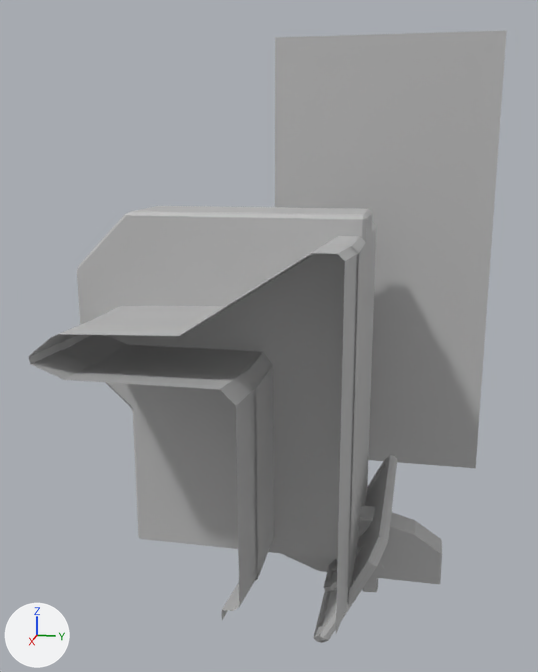
An edit to the FBX model Maya Project Files/Env/Exports/Console/ConsoleDesk_02_SM_Low.fbx, drawn before and after from the same camera.
Both versions are drawn from a 50 mm lens placed at (2.71, 0.18, 1.5), pointed at (-0.51, -0.47, 0.69). Arrows for +X, +Y and +Z are at lower left; the lights stay in place. Where no turn or scale is listed for an object, it has been applied to the vertices.

Objects in the first picture: 'BreakupSection', 'KeyHousing', 'consoleMain', 'consoleSmall', 'pCube1', 'tabletMain', 'tabletSecondary', 'tabletSmallMain'.
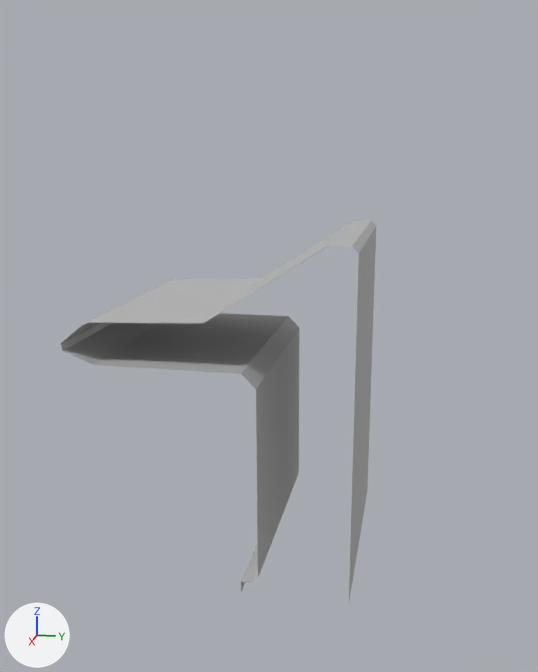
Commit message: fixed the console models

What changed in the scene script:
```text
Remove ob_keyhousing:
    ob_keyhousing = bpy.data.objects.new('KeyHousing', me_mesh_003)
    ob_keyhousing.location = (-0.341, 0.072, -0.967)
Remove ob_tabletmain:
    ob_tabletmain = bpy.data.objects.new('tabletMain', me_mesh_009)
    ob_tabletmain.location = (-0.003, 0.0, 0.0)
Remove ob_tabletsmallmain:
    ob_tabletsmallmain = bpy.data.objects.new('tabletSmallMain', me_mesh_007)
    ob_tabletsmallmain.location = (0.0, 0.0, 0.0)
Remove ob_pcube1:
    ob_pcube1 = bpy.data.objects.new('pCube1', me_mesh_010)
    ob_pcube1.location = (-1.308, 0.0, 0.0)
Remove ob_tabletsecondary:
    ob_tabletsecondary = bpy.data.objects.new('tabletSecondary', me_mesh_008)
    ob_tabletsecondary.location = (0.0, 0.0, 0.0)
Remove ob_consolemain:
    ob_consolemain = bpy.data.objects.new('consoleMain', me_mesh)
    ob_consolemain.location = (0.0, -0.537, -0.001)
Remove ob_breakupsection:
    ob_breakupsection = bpy.data.objects.new('BreakupSection', me_mesh_002)
    ob_breakupsection.location = (-0.781, -0.512, 0.0)
```

What differs and where, as boxes (x1, y1, x2, y2) in the pictures (538 x 672 px):
'pCube1', deleted: before (275, 30, 507, 468)
'BreakupSection', deleted: before (77, 206, 372, 559)
'consoleMain', deleted: before (29, 227, 376, 633)
'KeyHousing', deleted: before (283, 506, 442, 584)
'tabletMain', deleted: before (313, 455, 397, 643)
'tabletSmallMain', deleted: before (324, 504, 384, 591)
'tabletSecondary', deleted: before (331, 505, 370, 572)
'consoleSmall', unchanged, uncovered by the edit: before (61, 222, 376, 589); after (61, 220, 376, 600)
